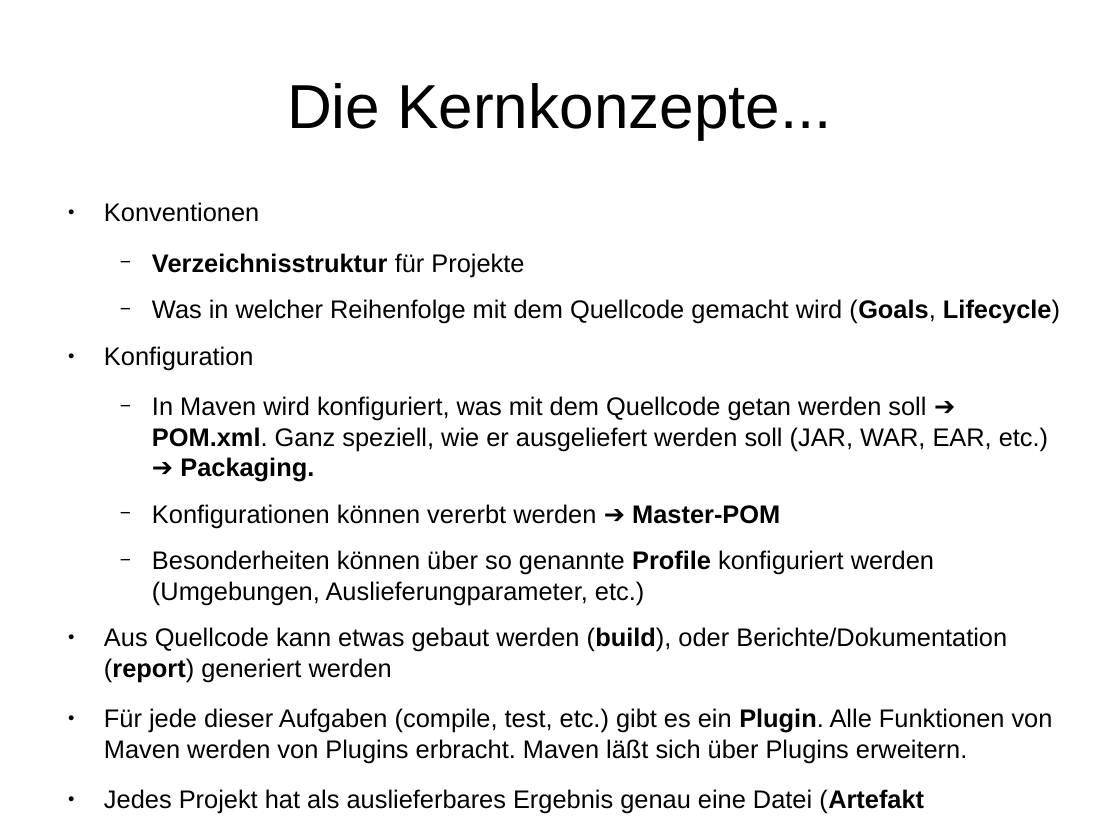
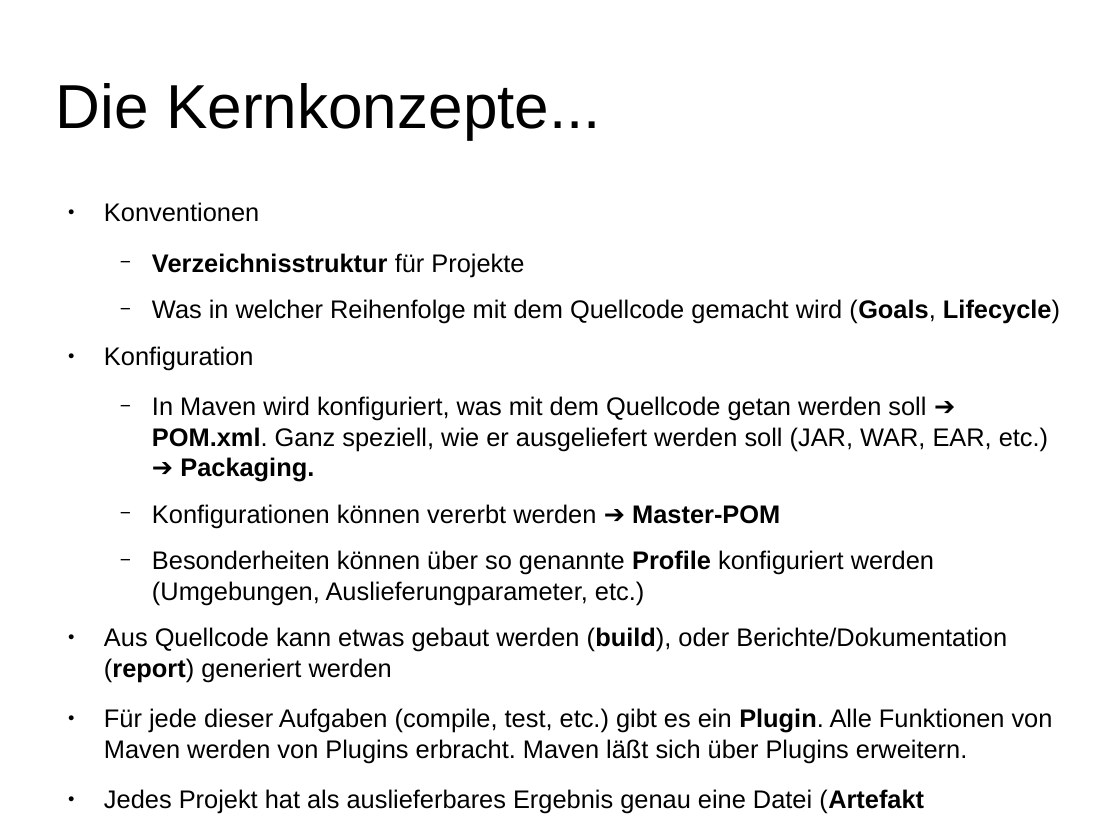
Before and after one commit to herrwieger/experttrainingbuildsystems, a slide deck: slide 3 of praesentationen/maven2.odp. Drawn at 1120x840 pixels with LibreOffice and Linux fonts; fonts in the diff are those of the drawing. Boxes give left, top, right and bottom in pixels: in the first picture for what was removed or moved away, otherwise in the second. Text is boxed around its words. In the diff, an @@ line names an element or a change of style, - is before the commit and + after.

```diff
--- a/praesentationen/maven2.odp
+++ b/praesentationen/maven2.odp
@@ title "Die Kernkonzepte..." at box(56, 83, 601, 139): alignment centre to left @@
```
Also in this commit, not shown: 6 other slides changed, 3 slides added.
